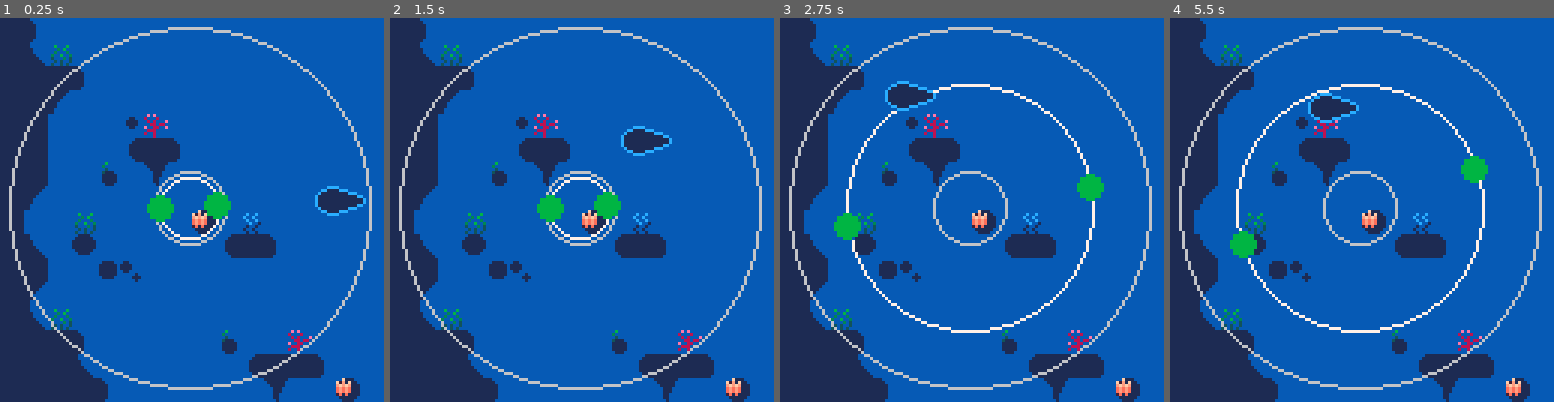
Above: before the commit, frames 1-4 (left to right).
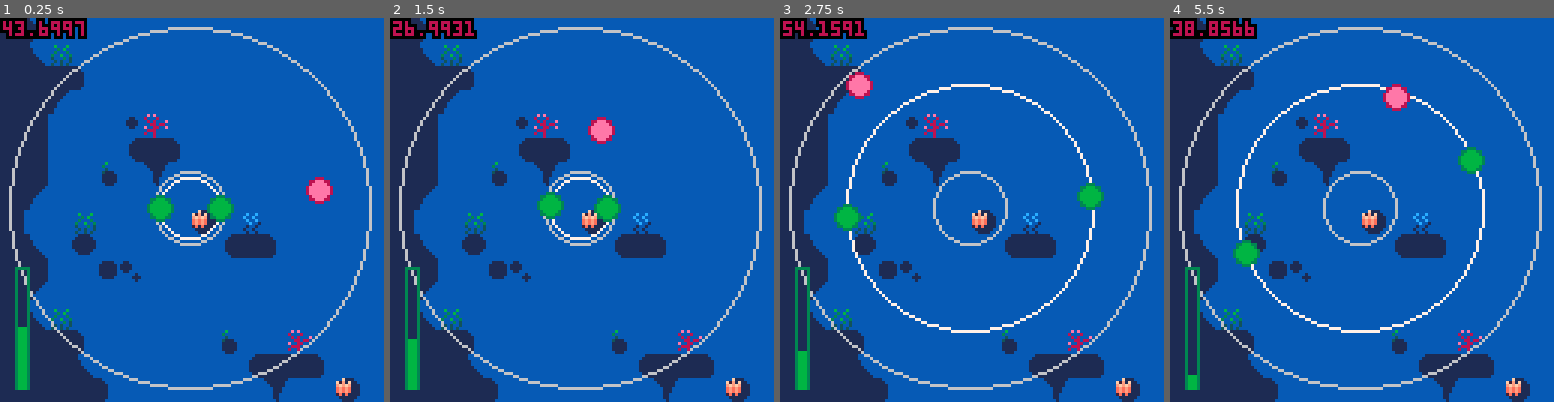
Above: after the commit, the same moments.

Repository: alexhlocke/AlexKotaFirstCart
Game: PICO-8 cartridge radial_minigame.p8
Two runs of this game, one before a commit and one after it. Both use one fixed random seed, a clock stepped at 60 frames per second and the inputs below.
Inputs:
- Up to frame 1 (0.25 s): no input
- Up to frame 2 (1.5 s): tap X (X key) at 0.33, 1.07 s; tap O (Z key) at 0.7 s
- Up to frame 3 (2.75 s): hold Right 1.6-2.1 s; tap O (Z key) at 1.7, 2.1, 2.5 s; tap X (X key) at 1.85 s; hold Up 2.15-2.42 s; hold Right from 2.47 s (still down)
- Up to frame 4 (5.5 s): tap O (Z key) every 0.4 s from 2.9 to 5.3 s; tap X (X key) at 2.97, 4.08, 5.2 s; release Right at 3.03 s; hold Left 3.08-3.58 s; hold Down 3.63-3.97 s; hold Right 4.02-4.68 s; hold Up 4.73-5.03 s; hold Left from 5.08 s (still down)

The runs differ from the first frame. In frame 1, 3.3% of the frame differs, in the area x 0-96%, y 0-97%; in frame 2, 3.4%; in frame 3, 3.7%, in the area x 0-85%, y 0-97%; in frame 4, 3.6%.

Commit message:
Updated SFX / Minigame

Diff:
--- a/radial_minigame.p8
+++ b/radial_minigame.p8
@@ -8,6 +8,11 @@
 function _init()
  cam={x=0,y=0}
 
+ --muffle music
+ music(2)
+ poke(0x5f41, 15)
+ poke(0x5f43, 15)
+
  --set color palette
  reset_pal()
  --shortcuts to make it easier
@@ -15,6 +20,8 @@
 	p=pal
 	rp=reset_pal
 
+ init_reeling()
+
  --create fish arcetypes
  --init_fish()
 
@@ -32,7 +39,9 @@
 
 
 function _update()
- update_reeling()
+ if(do_reeling_mg)then
+	 update_reeling()
+ end
 end
 
 
@@ -41,7 +50,9 @@
  map()
 
  --draw minigame
- draw_reeling()
+ if(draw_reeling_mg)then
+	 draw_reeling()
+ end
 
  if(show_debug)then
 	 print_debug()
@@ -192,14 +203,50 @@
 
 
 function init_reeling()
-
-end
-
-
+ do_reeling_mg=true
+ draw_reeling_mg=true
+end
+
+
+fish_sound=false
 function update_reeling()
  update_wheel()
 
  update_reelfish()
+
+ update_reel_meter()
+
+  --!! this is temporary and
+ --should be replaced with
+ --proper hitboxes
+
+ if(get_distance(reelfish,wpt1)<10
+  or get_distance(reelfish,wpt2)<10)then
+
+  --print ! above fish
+  show_wow=true
+
+  --update meter
+  reel_meter+=reel_bonus
+
+  --manage audio
+  if(not fish_sound)then
+   sfx(45,3)
+   fish_sound=true
+  end
+
+  if(reel_meter>reel_meter_max)then
+   debug[10]="fish caught!"
+   reel_meter=reel_meter_max
+   reel_success()
+  end
+ else
+  sfx(-1,3)
+  fish_sound=false
+  show_wow=false
+ end
+
+ debug[1]=get_distance(reelfish,{x=63,y=63})
 end
 
 
@@ -207,6 +254,8 @@
  draw_wheel()
 
  draw_reelfish()
+
+ draw_reel_meter()
 end
 
 
@@ -214,26 +263,40 @@
 
 wheel={
   angle=0
- ,spin_rate=.015
- ,retract_rate=.0015
+ ,spin_rate=.007
+ ,retract_rate=.01
  ,radius=10
  ,grow_rate=1
  ,max_r=60
  ,min_r=12
- ,pt1={
-   angle=0
-  }
- ,pt2={
-   angle=0.5
-  }
 }
-
+wpt1={
+ angle=0
+ ,x=0,y=0
+}
+wpt2={
+ angle=0.5
+ ,x=0,y=0
+}
+
+reel_sound=false
 function update_wheel()
  --rotate wheel
  if(btn(❎))then
   wheel.angle-=wheel.spin_rate
+  if(not reel_sound)then
+   sfx(46,2)
+   reel_sound=true
+  end
+ elseif(btn(🅾️))then
+  wheel.angle+=wheel.spin_rate
+  if(not reel_sound)then
+   sfx(47,2)
+   reel_sound=true
+  end
  else
-  wheel.angle+=wheel.retract_rate
+  sfx(-1,2)
+  reel_sound=false
  end
 
  --change wheel radius
@@ -260,10 +323,14 @@
  circ(xp,yp,wheel.radius,15)
 
  --draw points
- circfill(xp+wheel.radius*cos(wheel.angle+wheel.pt1.angle)
-  ,yp+wheel.radius*sin(wheel.angle+wheel.pt1.angle),4,6)
- circfill(xp+wheel.radius*cos(wheel.angle+wheel.pt2.angle)
-  ,yp+wheel.radius*sin(wheel.angle+wheel.pt2.angle),4,6)
+ wpt1.y=yp+wheel.radius*sin(wheel.angle+wpt1.angle)
+ wpt2.y=yp+wheel.radius*sin(wheel.angle+wpt2.angle)
+ wpt1.x=xp+wheel.radius*cos(wheel.angle+wpt1.angle)
+ wpt2.x=xp+wheel.radius*cos(wheel.angle+wpt2.angle)
+ circfill(wpt1.x,wpt1.y,4,6)
+ circfill(wpt2.x,wpt2.y,4,6)
+ circ(wpt1.x,wpt1.y,4,5)
+ circ(wpt2.x,wpt2.y,4,5)
 end
 
 
@@ -278,13 +345,62 @@
 
 
 function update_reelfish()
- reelfish.x=cam.x+63+reelfish.rad*cos(t()/8)
+ reelfish.x=cam.x+63+reelfish.rad*cos(t()/7)
  reelfish.y=cam.y+63+reelfish.rad*sin(t()/16)
 end
 
 
 function draw_reelfish()
- ospr(3,128,reelfish.x,reelfish.y,2,1,false,false)
+ --ospr(3,128,reelfish.x,reelfish.y,2,1,false,false)
+ circfill(reelfish.x,reelfish.y,4,9)
+ circ(reelfish.x,reelfish.y,4,8)
+
+ if(show_wow)bprint("!",reelfish.x+5,reelfish.y-8,8,0)
+end
+
+
+--== reeling meter ==------------
+
+
+reel_meter_max=40
+reel_meter=20
+reel_rate=0.1
+reel_bonus=0.3
+
+function update_reel_meter()
+ --update reel meter
+ reel_meter-=reel_rate
+
+ --if reel meter <= 0 end
+ if(reel_meter<=0) then
+  --end minigame
+  reel_meter=0
+ end
+end
+
+
+function draw_reel_meter()
+ local bottom_y=cam.y+123
+ rect(5,bottom_y-reel_meter_max,9,bottom_y,5)
+ rectfill(6,bottom_y-reel_meter,8,bottom_y,6)
+end
+
+
+--== other helpers ==------------
+
+
+function reel_success()
+ do_reeling_mg=false
+ sfx(-1,3)
+ sfx(-1,4)
+ music(32)
+end
+
+
+function get_distance(point1,point2)
+ local dx=point2.x-point1.x
+ local dy=point2.y-point1.y
+ return sqrt(dx*dx+dy*dy)
 end
 -->8
 --spawners
Not shown, changed: the sound effects (__sfx__) section of main_cart.p8
Not shown, changed: the music (__music__) section of radial_minigame.p8
Not shown, changed: the sound effects (__sfx__) section of radial_minigame.p8
